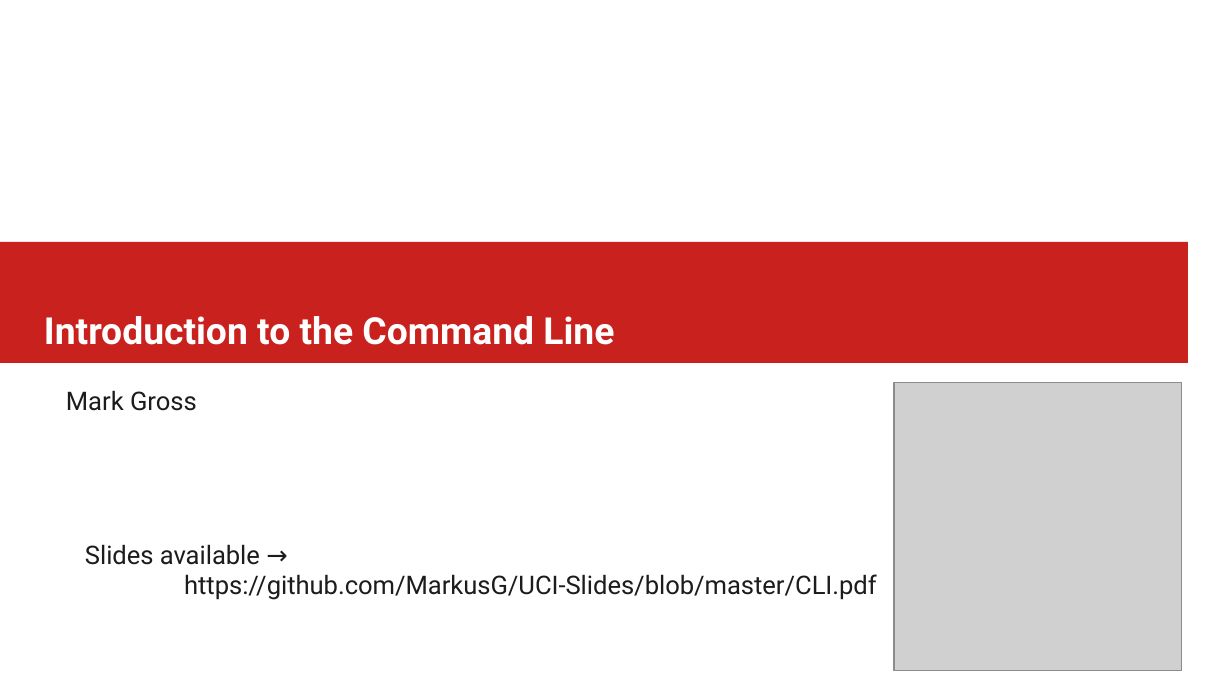
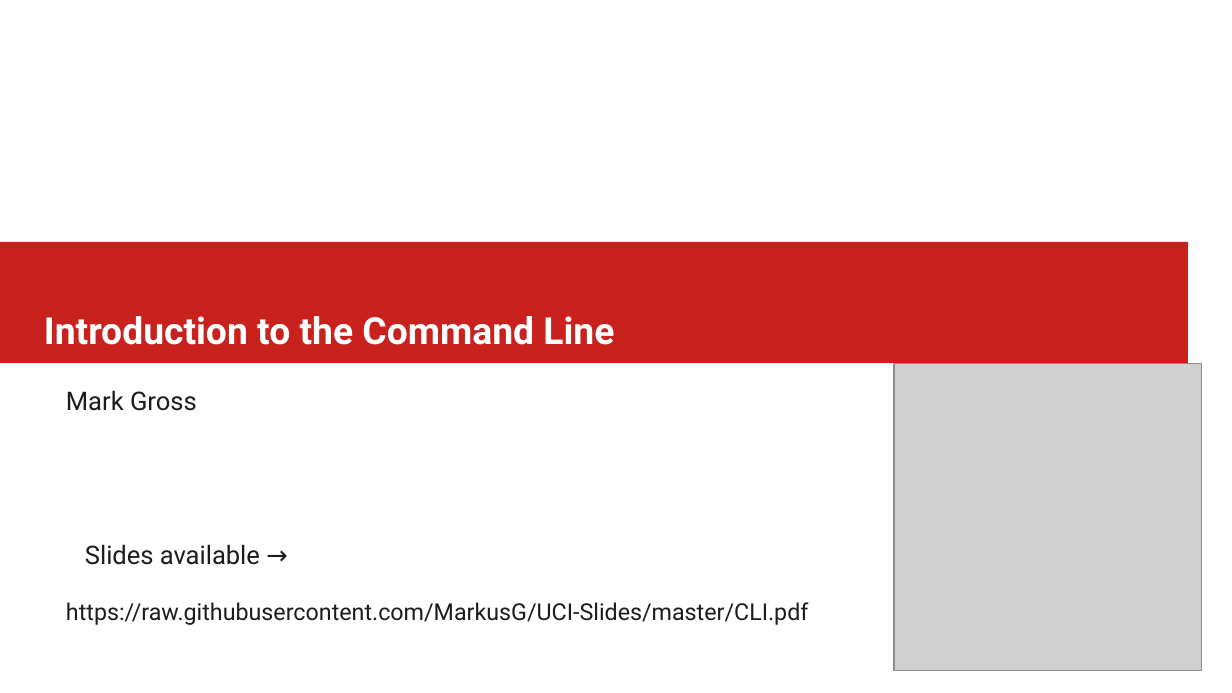
Before and after one commit to MarkusG/UCI-Slides, a slide deck: slide 1 of CLI.odp. Drawn at 1232x693 pixels with LibreOffice and Linux fonts; fonts in the diff are those of the drawing; grey boxes stand for pictures. Boxes give left, top, right and bottom in pixels: in the first picture for what was removed or moved away, otherwise in the second. Text is boxed around its words. In the diff, an @@ line names an element or a change of style, - is before the commit and + after.

```diff
--- a/CLI.odp
+++ b/CLI.odp
@@ picture: place and size @@
-picture at box(894, 383, 1182, 671)
+picture at box(894, 363, 1202, 671)
@@ subtitle at box(66, 602, 809, 625): text changed; size 16.5 to 15 pt @@
-https://github.com/MarkusG/UCI-Slides/blob/master/CLI.pdf
+https://raw.githubusercontent.com/MarkusG/UCI-Slides/master/CLI.pdf
```
Also in this commit, not shown: 1 other file.
